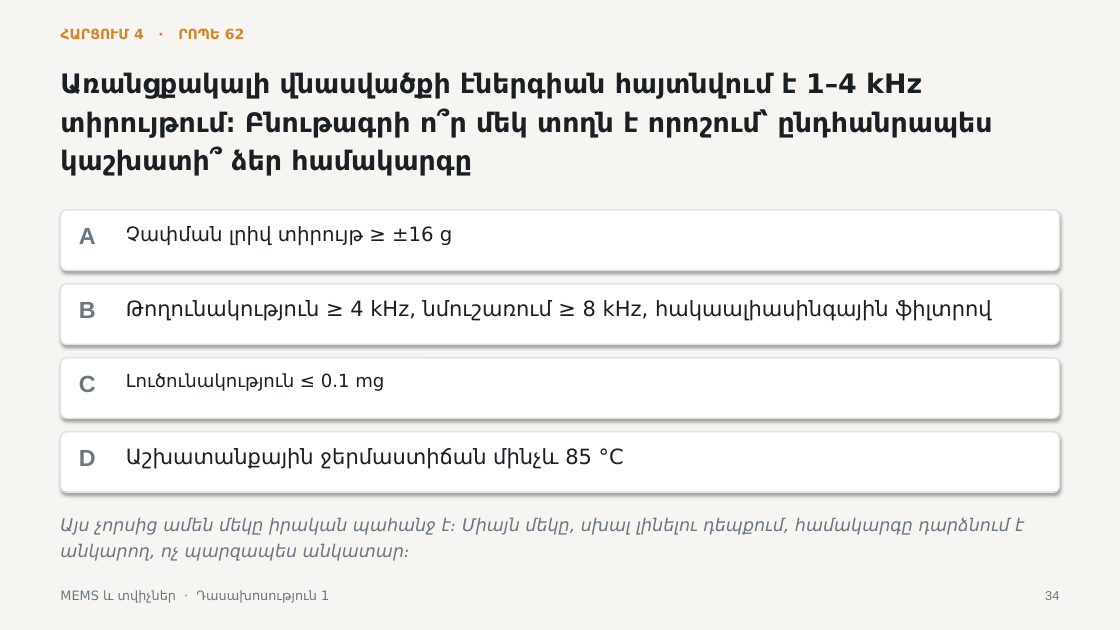
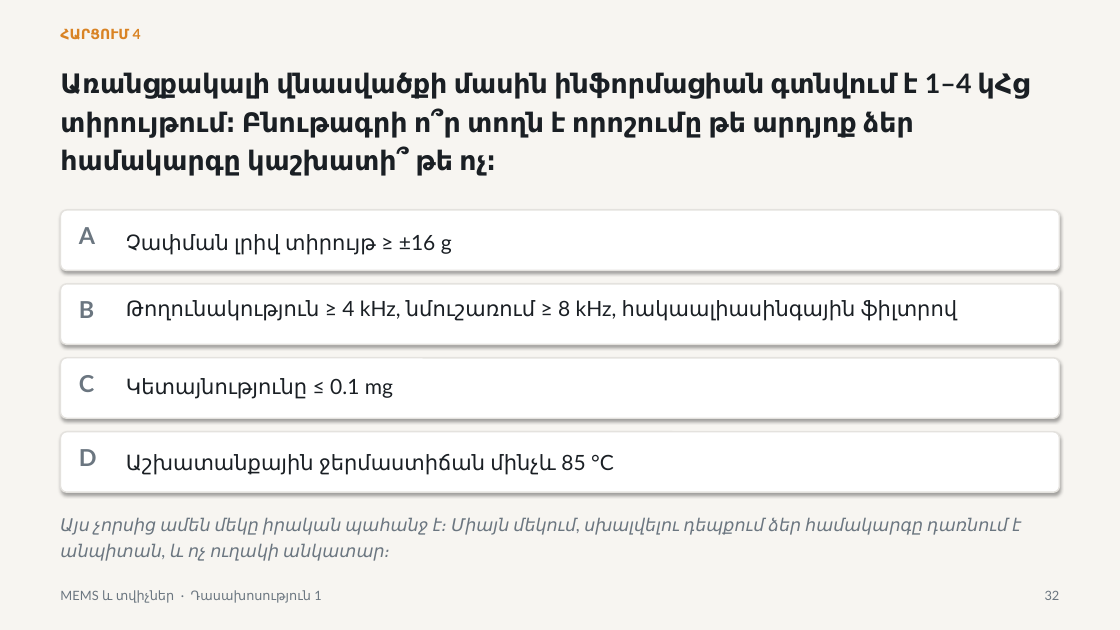
Before and after one commit to Vhovh99/mems-and-sensors-subject, a slide deck: slide 32 of lectures/lecture-01/output/L1-MEMS-measurement-system-architecture-HY.pptx (slide 34 before the commit). Drawn at 1120x630 pixels with LibreOffice and Linux fonts; fonts in the diff are those of the drawing. Boxes give left, top, right and bottom in pixels: in the first picture for what was removed or moved away, otherwise in the second. Text is boxed around its words. In the diff, an @@ line names an element or a change of style, - is before the commit and + after.

```diff
--- a/lectures/lecture-01/output/L1-MEMS-measurement-system-architecture-HY.pptx
+++ b/lectures/lecture-01/output/L1-MEMS-measurement-system-architecture-HY.pptx
@@ text at [60,28,141,40]: text changed; font DejaVu Sans to Lato @@
-ՀԱՐՑՈՒՄ 4 · ՐՈՊԵ 62
+ՀԱՐՑՈՒՄ 4
@@ text at [60,72,1030,176]: text changed; font DejaVu Sans to Lato @@
-Առանցքակալի վնասվածքի էներգիան հայտնվում է 1–4 kHz տիրույթում։ Բնութագրի ո՞ր մեկ տողն է որոշում՝ ընդհանրապես կաշխատի՞ ձեր համակարգը
+Առանցքակալի վնասվածքի մասին ինֆորմացիան գտնվում է 1–4 կՀց տիրույթում։ Բնութագրի ո՞ր տողն է որոշումը թե արդյոք ձեր համակարգը կաշխատի՞ թե ոչ։
@@ text "Չափման լրիվ տիրույթ ≥ ±16 ...": place and size @@
-text "Չափման լրիվ տիրույթ ≥ ±16 ..." at [126,226,452,245]
+text "Չափման լրիվ տիրույթ ≥ ±16 ..." at [126,234,452,255]
@@ text "Չափման լրիվ տիրույթ ≥ ±16 ..." at [126,234,452,255]: size 16.9 to 18 pt, font DejaVu Sans to Lato @@
@@ text "B" at [79,301,94,318]: font Arial to Lato @@
@@ font DejaVu Sans to Lato in 3 elements at [60,590,321,603], [126,454,614,475], [126,300,957,321] @@
@@ text "C" at [79,375,94,392]: font Arial to Lato @@
@@ text at [126,378,393,399]: text changed; size 15.5 to 18 pt; font DejaVu Sans to Lato @@
-Լուծունակություն ≤ 0.1 mg
+Կետայնությունը ≤ 0.1 mg
@@ text at [60,517,1021,561]: text changed; font DejaVu Sans to Lato @@
-Այս չորսից ամեն մեկը իրական պահանջ է։ Միայն մեկը, սխալ լինելու դեպքում, համակարգը դարձնում է անկարող, ոչ պարզապես անկատար։
+Այս չորսից ամեն մեկը իրական պահանջ է։ Միայն մեկում, սխալվելու դեպքում ձեր համակարգը դառնում է անպիտան, և ոչ ուղակի անկատար։
@@ text at [1045,591,1060,600]: text changed; font Arial to Lato @@
-34
+32
```
Also in this commit, not shown: 38 other slides changed, 6 slides removed.
